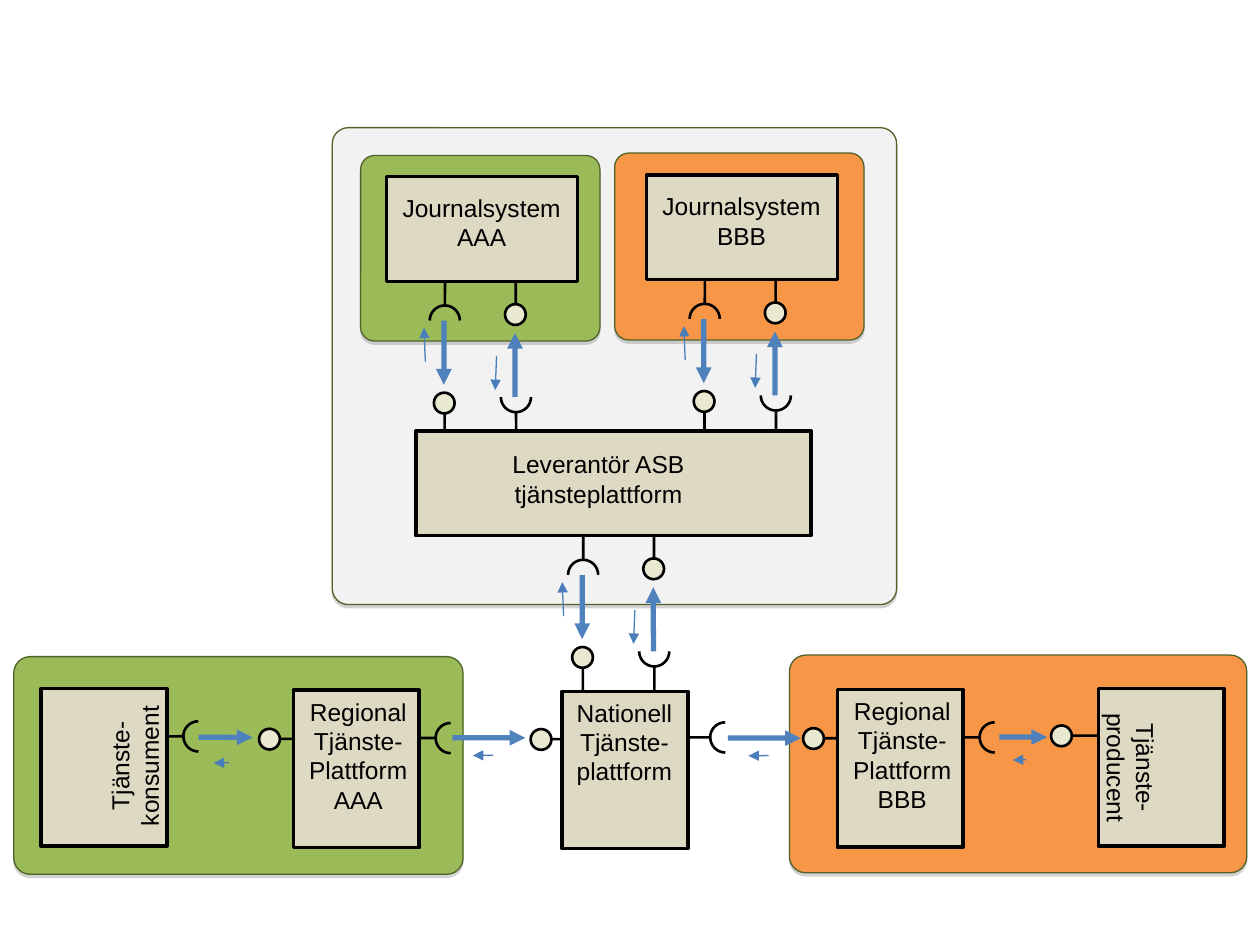
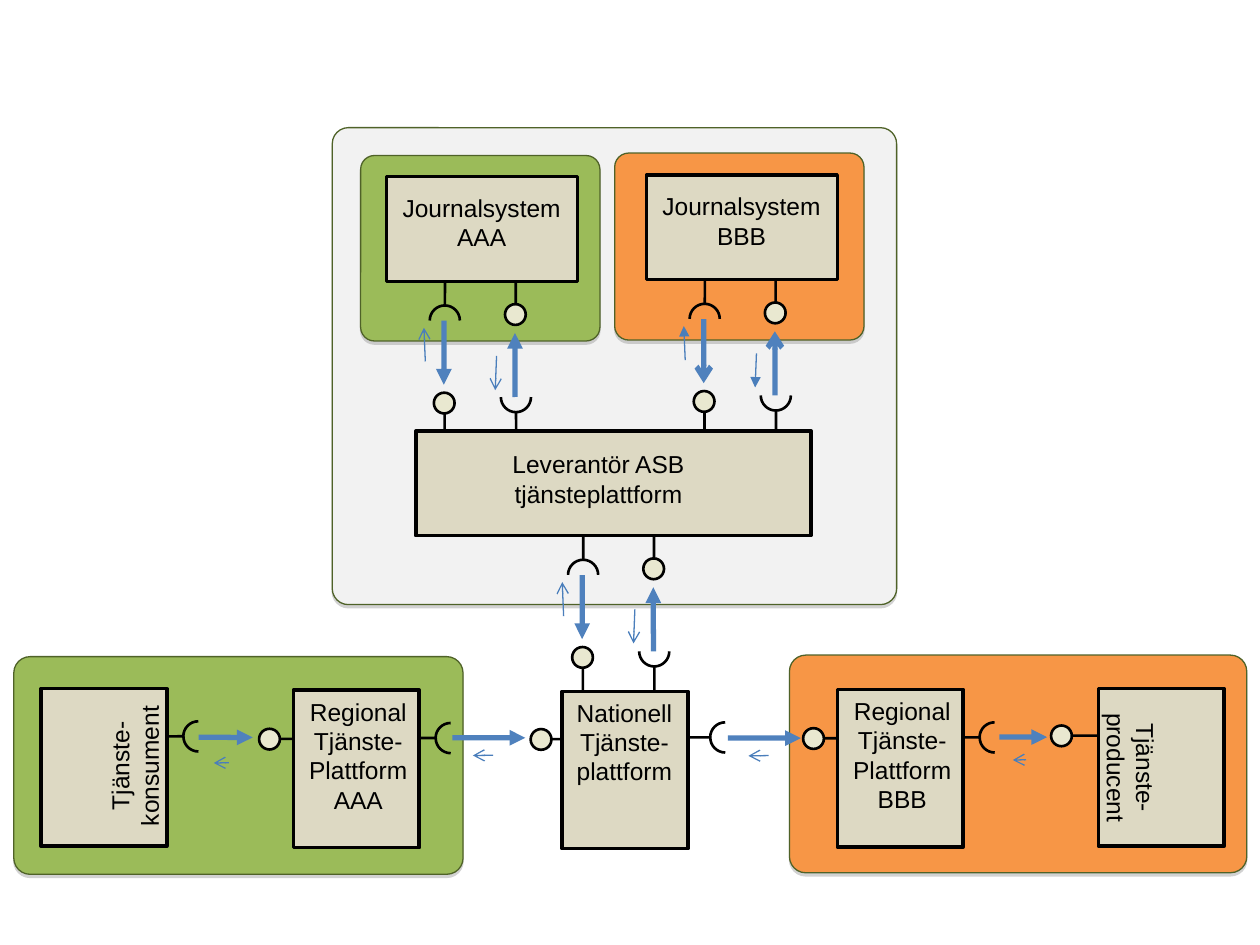
Before and after one commit to skltp/images, a slide deck: slide 33 of confluence/SKLTP-wiki, Illustrationer.ppt. Drawn at 1260x945 pixels with LibreOffice and Linux fonts; fonts in the diff are those of the drawing. Boxes give left, top, right and bottom in pixels: in the first picture for what was removed or moved away, otherwise in the second. Text is boxed around its words. In the diff, an @@ line names an element or a change of style, - is before the commit and + after.

```diff
--- a/confluence/SKLTP-wiki, Illustrationer.ppt
+++ b/confluence/SKLTP-wiki, Illustrationer.ppt
@@ arrow (426, 362) - (423, 328): arrowheads changed @@
@@ arrow (496, 355) - (495, 391): arrowheads changed @@
@@ arrow (563, 616) - (562, 582): arrowheads changed @@
@@ arrow (635, 610) - (634, 644): arrowheads changed @@
@@ arrow (229, 762) - (214, 764): arrowheads changed @@
@@ arrow (493, 755) - (472, 756): arrowheads changed @@
@@ arrow (769, 756) - (748, 756): arrowheads changed @@
@@ arrow (1026, 760) - (1013, 760): arrowheads changed @@
```
Also in this commit, not shown: 16 other slides changed, 6 slides added, 16 other files.
